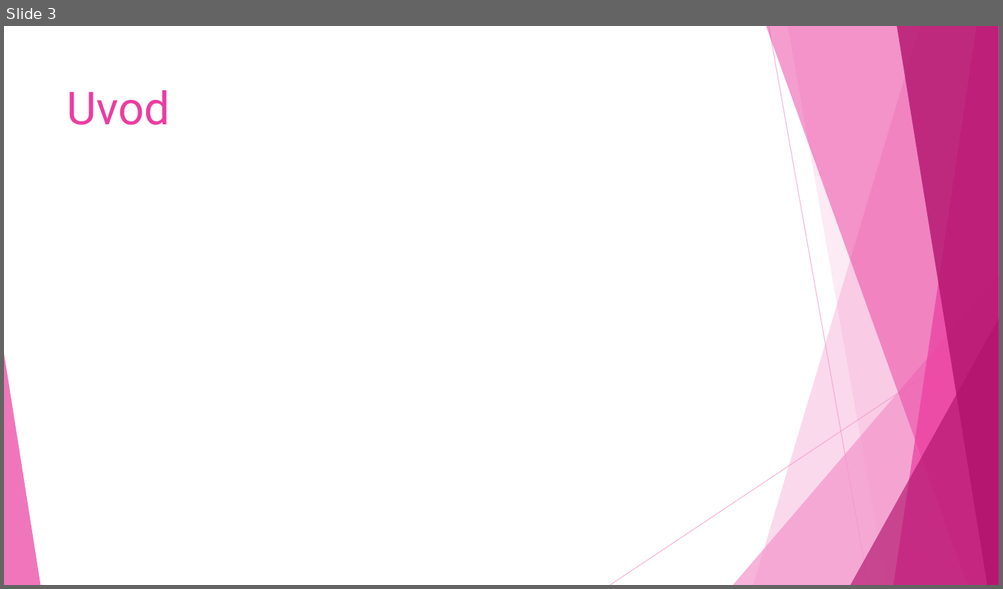
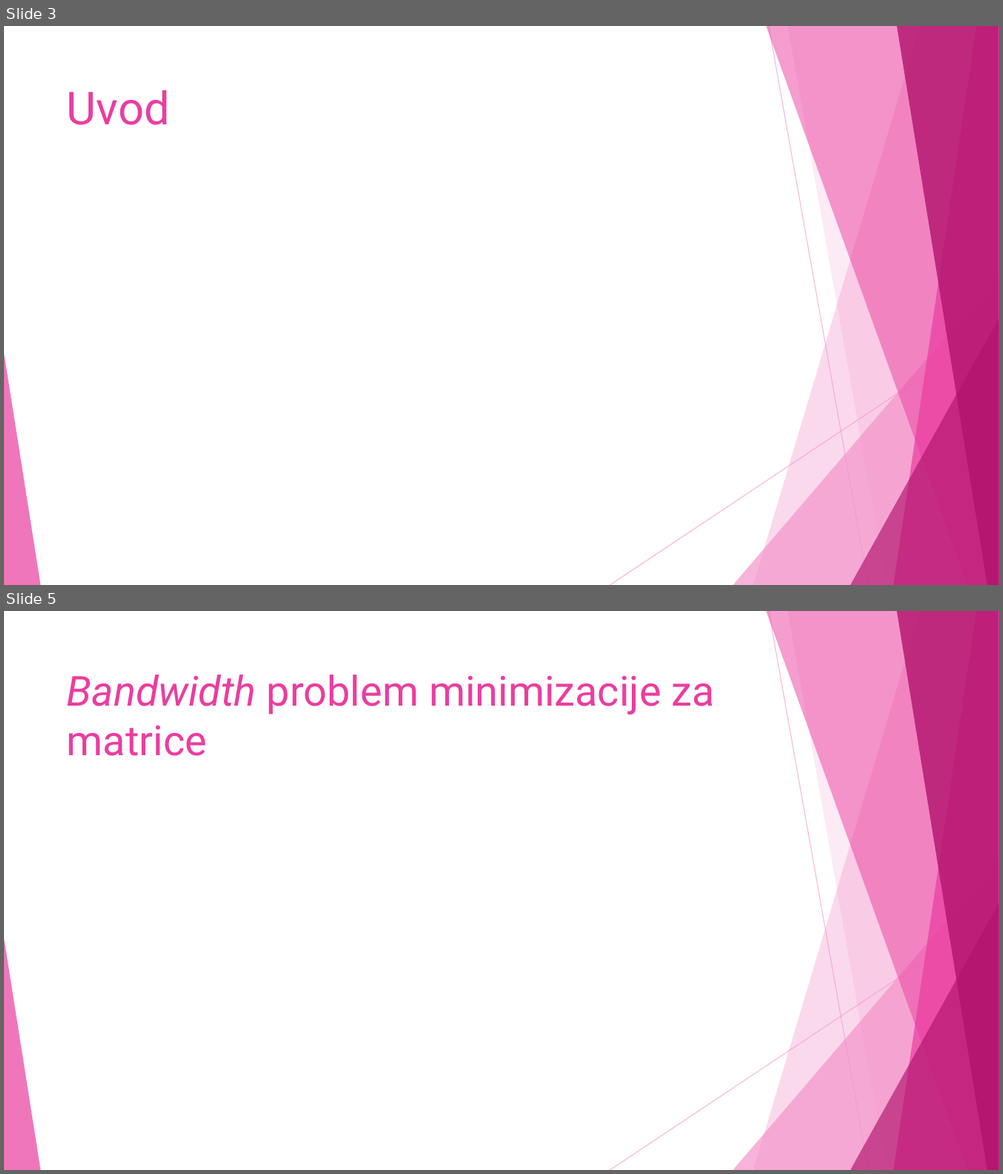
Before and after one commit to NevenaaNikolic/Bandwidth-minimization-problem, a slide deck: Presentation/BMP.ppsx. Shown one above the other, each under a label of ours: slide 3 before the commit, slides 3 and 5 after it; the slides between them are not shown. The pictures are 1003x589 and 1003x1174 pixels, drawn with LibreOffice and Linux fonts; fonts in the diff are those of the drawing; grey boxes stand for pictures. Boxes give left, top, right and bottom in pixels: in the first picture for what was removed or moved away, otherwise in the second. Text is boxed around its words. In the diff, an @@ line names an element or a change of style, - is before the commit and + after.

```diff
--- a/Presentation/BMP.ppsx
+++ b/Presentation/BMP.ppsx
@@ slide 5 added at (x1=4, y1=611, x2=999, y2=1170), background #FFFFFF; not listed: 10 template elements that a slide beside it also shows @@
@@ title added at (x1=67, y1=675, x2=714, y2=756), 40 pt, text #EB3D9F @@
+Bandwidth problem minimizacije za matrice
```
Also in this commit, not shown: 8 other slides added.
